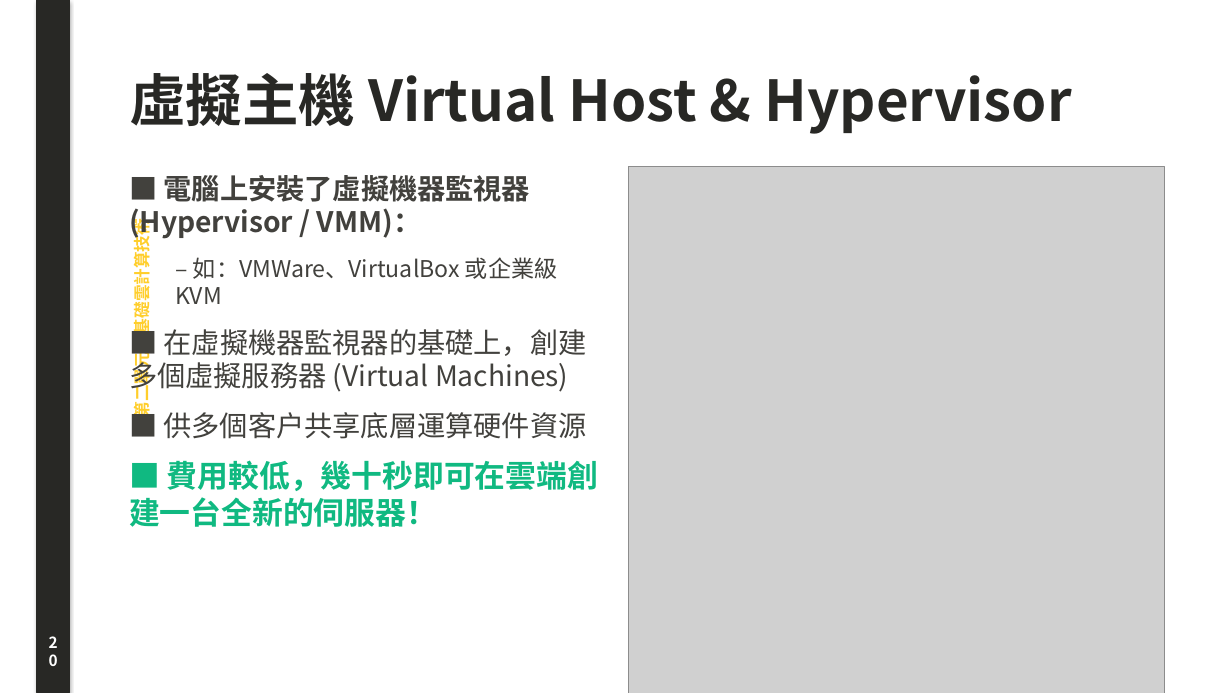
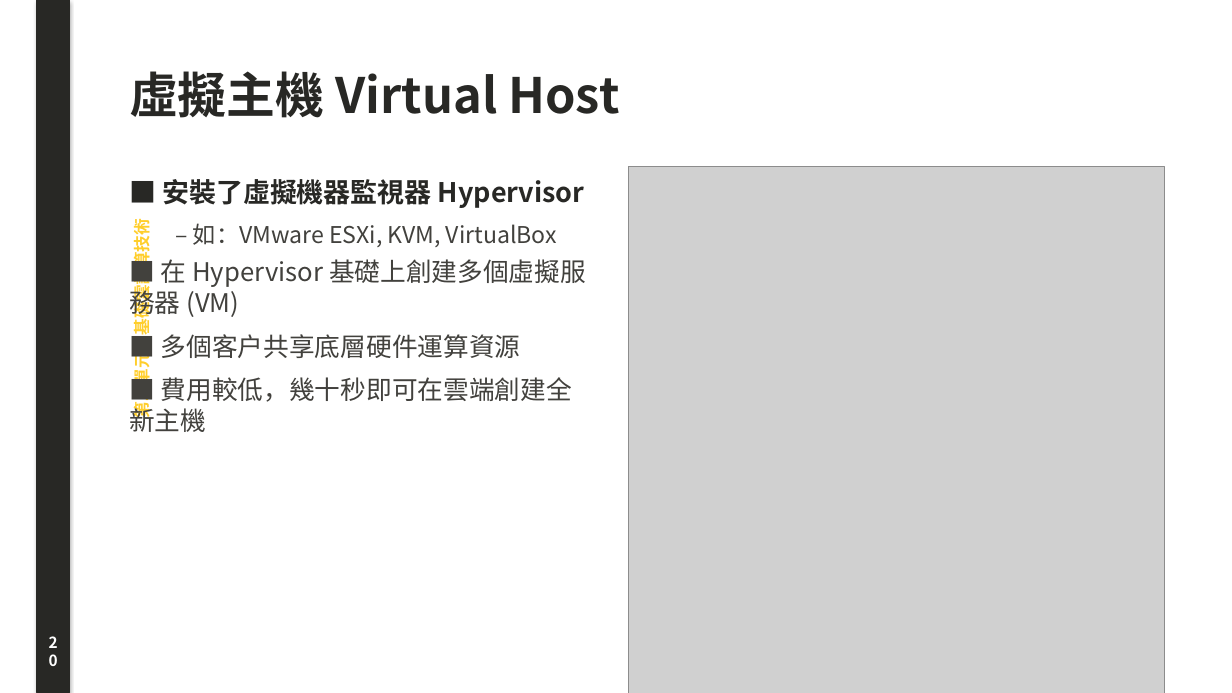
Before and after one commit to joe-ging/seed-cloud-curriculum, a slide deck: slide 20 of downloads/Deck01_Cloud_Foundations_Lecture_Note.pptx. Drawn at 1232x693 pixels with LibreOffice and Linux fonts; fonts in the diff are those of the drawing; grey boxes stand for pictures. Boxes give left, top, right and bottom in pixels: in the first picture for what was removed or moved away, otherwise in the second. Text is boxed around its words. In the diff, an @@ line names an element or a change of style, - is before the commit and + after.

```diff
--- a/downloads/Deck01_Cloud_Foundations_Lecture_Note.pptx
+++ b/downloads/Deck01_Cloud_Foundations_Lecture_Note.pptx
@@ text at box(129, 71, 620, 118): text changed; size 44 to 38 pt @@
-虛擬主機 Virtual Host & Hypervisor
+虛擬主機 Virtual Host
@@ text at box(129, 179, 586, 432): text changed; size 22 to 20 pt @@
-■ 電腦上安裝了虛擬機器監視器 (Hypervisor / VMM)：
-  – 如：VMWare、VirtualBox 或企業級 KVM
-■ 在虛擬機器監視器的基礎上，創建多個虛擬服務器 (Virtual Machines)
-■ 供多個客戶共享底層運算硬件資源
-■ 費用較低，幾十秒即可在雲端創建一台全新的伺服器！
+■ 安裝了虛擬機器監視器 Hypervisor
+  – 如：VMware ESXi, KVM, VirtualBox
+■ 在 Hypervisor 基礎上創建多個虛擬服務器 (VM)
+■ 多個客戶共享底層硬件運算資源
+■ 費用較低，幾十秒即可在雲端創建全新主機
```
Also in this commit, not shown: 23 other slides changed, 16 slides added, 16 slides removed, 42 other files.
